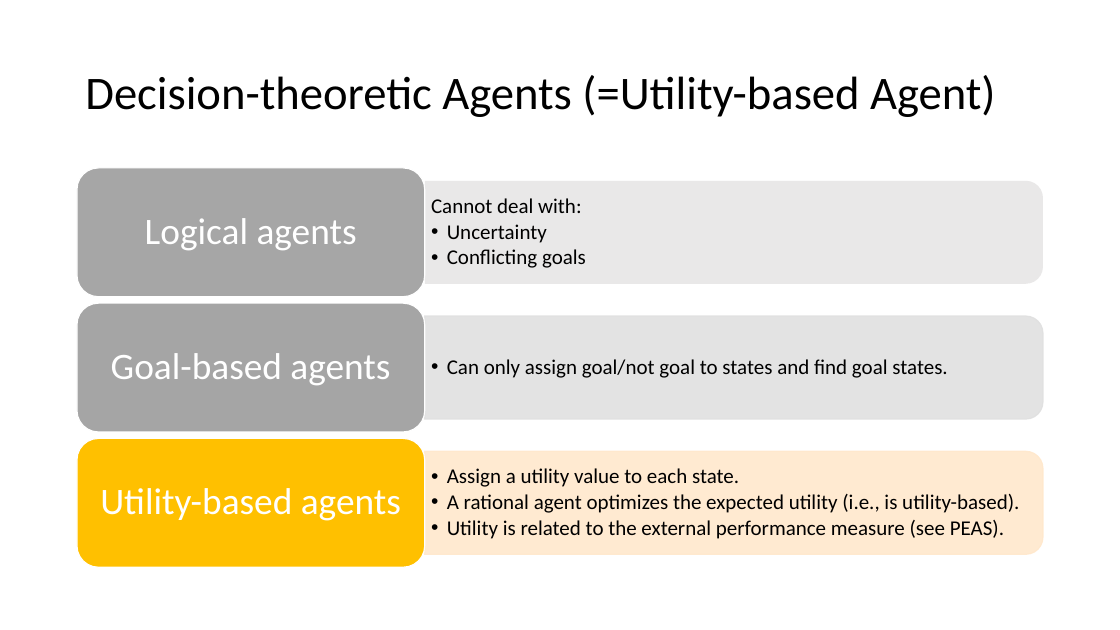
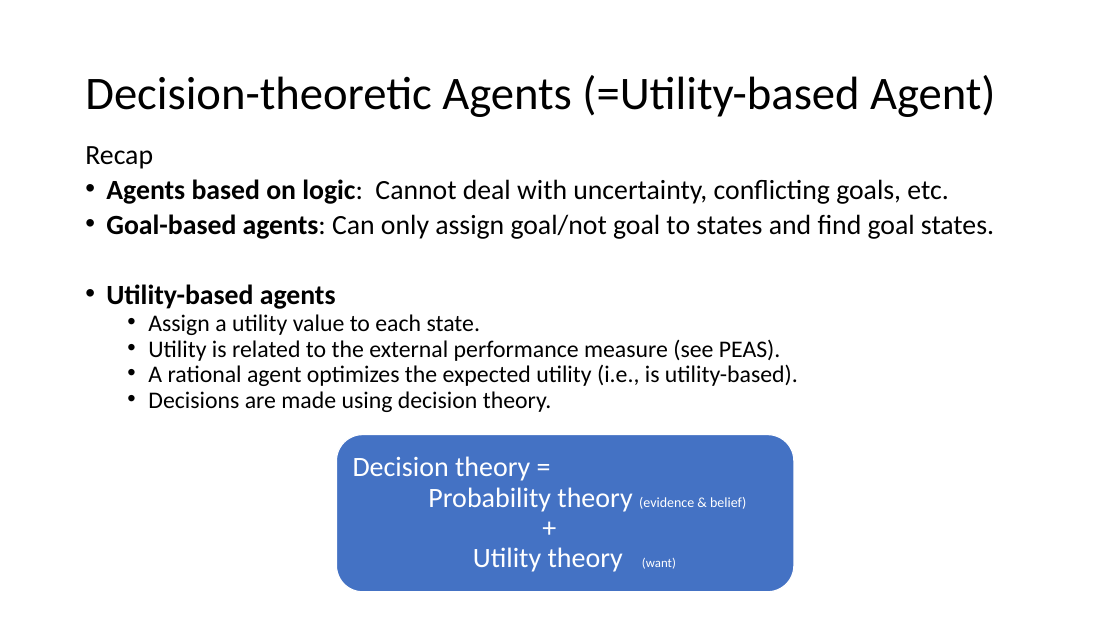
Before and after one commit to mhahsler/CS7320-AI, a slide deck: slide 2 of slides/16_decision_making.pptx (slide 3 before the commit). Drawn at 1120x630 pixels with LibreOffice and Linux fonts; fonts in the diff are those of the drawing. Boxes give left, top, right and bottom in pixels: in the first picture for what was removed or moved away, otherwise in the second. Text is boxed around its words. In the diff, an @@ line names an element or a change of style, - is before the commit and + after.

```diff
--- a/slides/16_decision_making.pptx
+++ b/slides/16_decision_making.pptx
@@ text added at bbox=[85, 146, 994, 412], 20.4 pt, text #000000 @@
+Recap
+• Agents based on logic: Cannot deal with uncertainty, conflicting goals, etc.
+• Goal-based agents: Can only assign goal/not goal to states and find goal states.
+• Utility-based agents
+  • Assign a utility value to each state.
+  • Utility is related to the external performance measure (see PEAS).
+  • A rational agent optimizes the expected utility (i.e., is utility-based).
+  • Decisions are made using decision theory.
@@ rounded rectangle added at bbox=[337, 434, 795, 592], fill #4472C4, outline #FFFFFF 1 pt @@
@@ text added at bbox=[353, 456, 746, 572], 24 pt, text #FFFFFF @@
+Decision theory =
+Probability theory (evidence & belief)
++
+Utility theory (want)
@@ group removed at bbox=[77, 168, 1043, 567]: 6 texts, 3 round same rects, 3 rounded rectangles @@
-  Cannot deal with:
-  • Uncertainty
-  • Conflicting goals
-Logical agents
-  • Can only assign goal/not goal to states and find goal states.
-Goal-based agents
-  • Assign a utility value to each state.
-  • A rational agent optimizes the expected utility (i.e., is utility-based).
-  • Utility is related to the external performance measure (see PEAS).
-Utility-based agents
```
Also in this commit, not shown: 5 other slides changed, 1 slide added, 1 slide removed, 3 other files.
